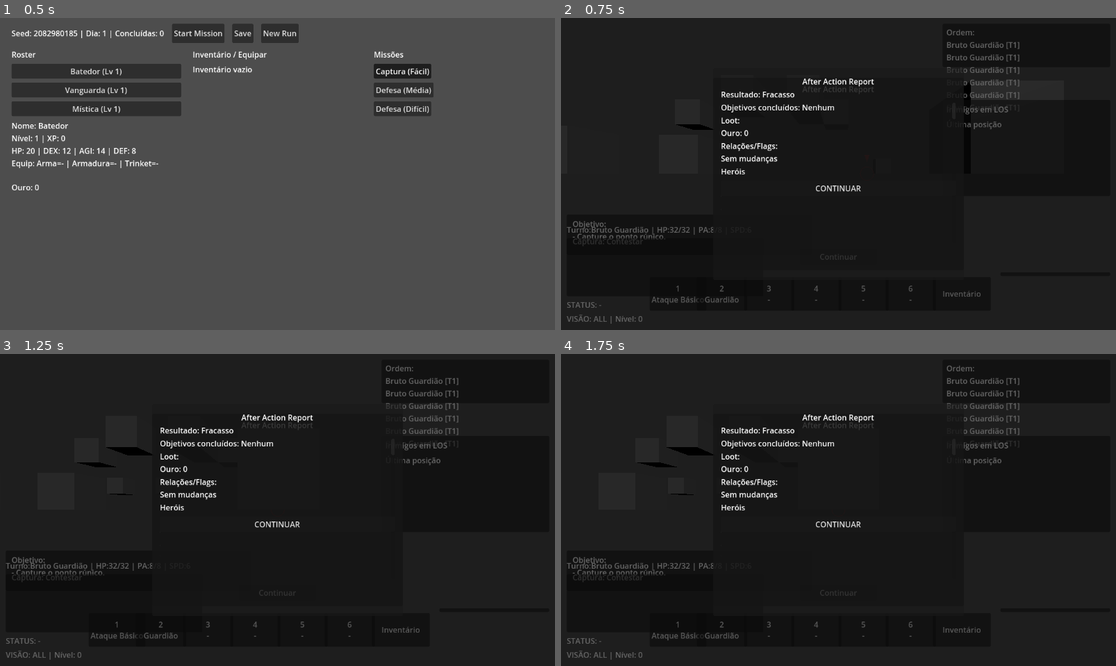
Above: before the commit, frames 1-4 (two rows, left to right).
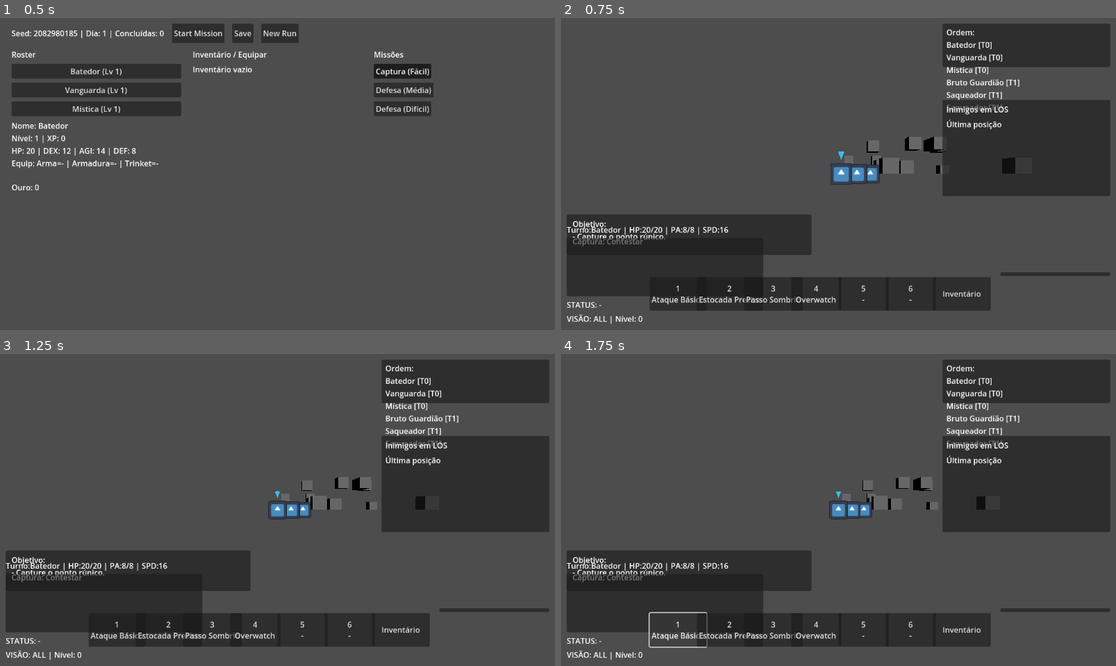
Above: after the commit, the same moments.

Repository: andrecc2507/JOGO
Game: Godot game, scene res://scene/main.tscn
Two runs of this game, one before a commit and one after it. Both use one fixed random seed, a clock stepped at 60 frames per second and the inputs below. The engine's default icon, where the game draws it, is replaced by a stand-in: a white triangle on a blue panel in a dark square.
Inputs:
- Up to frame 1 (0.5 s): no input
- Up to frame 2 (0.75 s): click "Start Mission" at 0.5 s
- Up to frame 3 (1.25 s): no input
- Up to frame 4 (1.75 s): click "1 Ataque Básico" at 1.25 s

Frame 1 is identical in both runs. In frame 2, 91% of the frame differs, in the area x 0-100%, y 0-100%; in frame 3, 95%; in frame 4, 96%.
Error before the commit: Invalid call 'String' constructor: Batedor (res://scripts/tactical/tactical_controller.gd:836)

Commit message:
Fix roster string casting

Diff:
--- a/scripts/tactical/tactical_controller.gd
+++ b/scripts/tactical/tactical_controller.gd
@@ -832,8 +832,8 @@
 func _make_player_unit_from_roster(data: Dictionary) -> Unit:
 	var u: Unit = unit_scene.instantiate()
 	u.team = 0
-	u.unit_name = String(data.get("name", "Hero"))
-	u.hero_id = String(data.get("id", ""))
+	u.unit_name = str(data.get("name", "Hero"))
+	u.hero_id = str(data.get("id", ""))
 	var stats: Dictionary = data.get("stats", {})
 	if not data.has("stats"):
 		stats = data.get("current_stats", data.get("base_stats", {}))
@@ -849,13 +849,13 @@
 	var equipped: Dictionary = {"weapon": null, "armor": null, "charm": null}
 	var gear_ids: Dictionary = data.get("gear", {})
 	for slot in ["weapon", "armor", "charm"]:
-		var item_id = String(gear_ids.get(slot, ""))
+		var item_id = str(gear_ids.get(slot, ""))
 		if item_id != "":
 			var item_data = _resolve_item_data(item_id)
 			if not item_data.is_empty():
 				equipped[slot] = item_data
 	u.equipped = equipped
-	var kit_id = String(data.get("abilities_kit", data.get("kit_id", "ranger")))
+	var kit_id = str(data.get("abilities_kit", data.get("kit_id", "ranger")))
 	u.abilities = _kit_for_id(kit_id)
 	if u.hero_id != "" and not _player_roster_ids.has(u.hero_id):
 		_player_roster_ids.append(u.hero_id)
